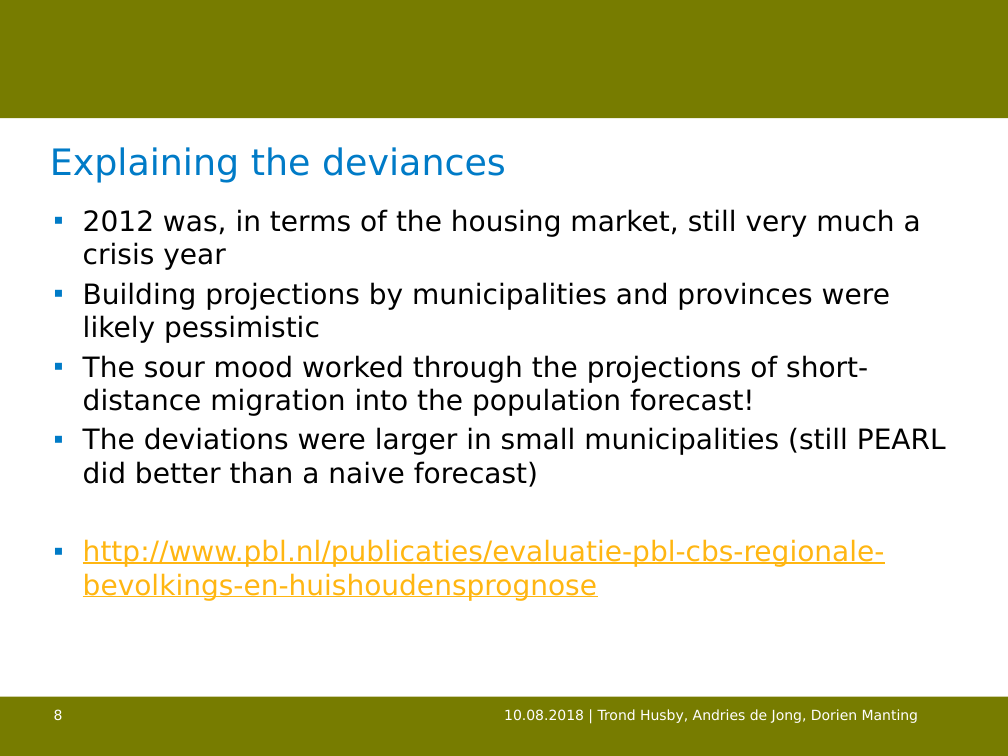
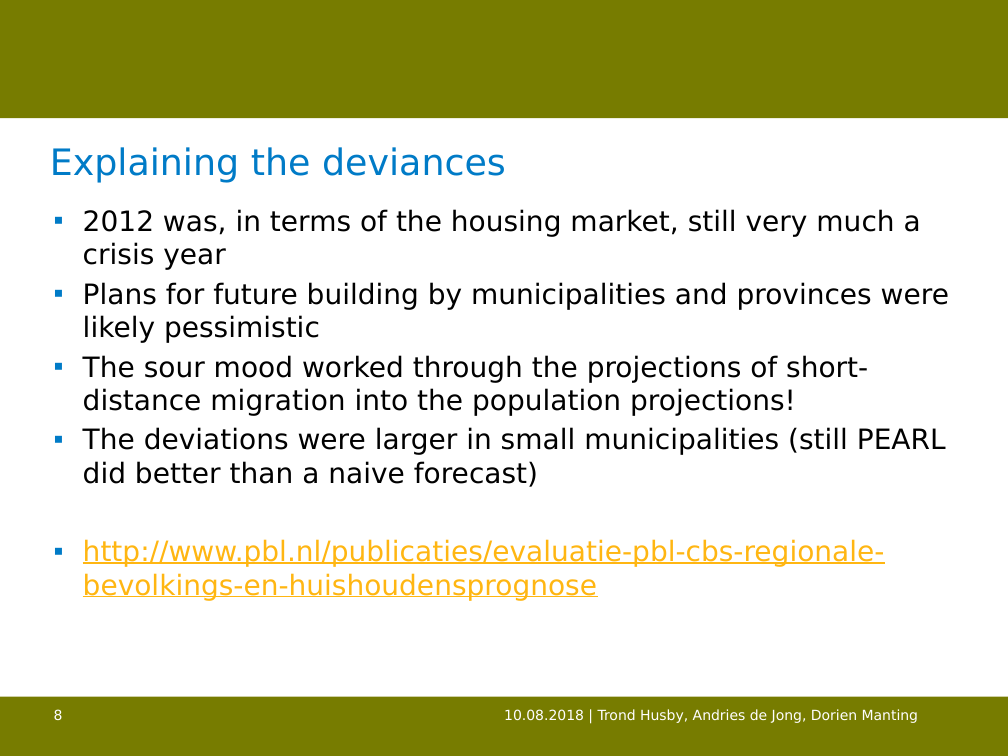
Before and after one commit to trondhusby/mobility_forecast, a slide deck: slide 8 of output/bsps-HUSBY.pptx. Drawn at 1008x756 pixels with LibreOffice and Linux fonts; fonts in the diff are those of the drawing; background and template pictures are left out. Boxes give left, top, right and bottom in pixels: in the first picture for what was removed or moved away, otherwise in the second. Text is boxed around its words. In the diff, an @@ line names an element or a change of style, - is before the commit and + after.

```diff
--- a/output/bsps-HUSBY.pptx
+++ b/output/bsps-HUSBY.pptx
@@ text at box(83, 282, 949, 416): text changed @@
-▪ Building projections by municipalities and provinces were likely pessimistic
-▪ The sour mood worked through the projections of short-distance migration into the population forecast!
+▪ Plans for future building by municipalities and provinces were likely pessimistic
+▪ The sour mood worked through the projections of short-distance migration into the population projections!
```
Also in this commit, not shown: 8 other slides changed.
